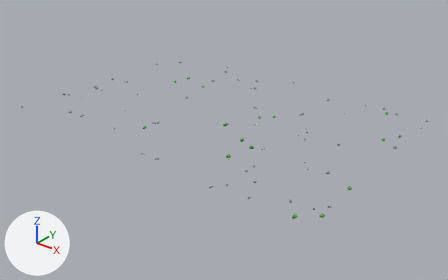
One commit to the glTF model assets/models/level_2_decor.glb: the scene before it, then after it.
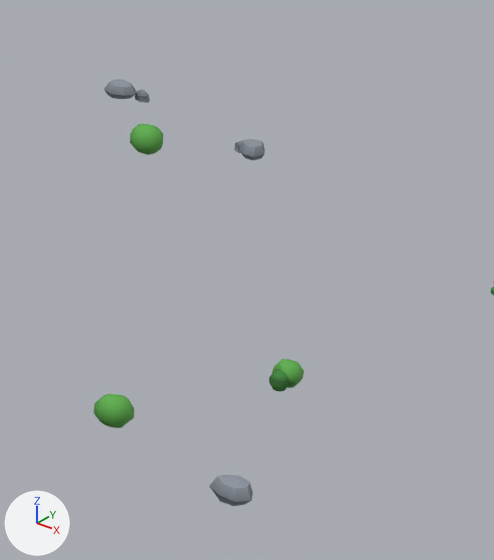
The first picture shows the older version from a 50 mm camera at (43.6, -54.2, 30.1) aimed at (1.0, -1.0, -2.8). The close-ups show the older and then the newer version on the part from 83% to 94% of the width and 36% to 55% of the height of that picture. Only the edits that show in the close-ups are written down. Lighting does not change. The marker at lower left points along +X, +Y and +Z. Objects named as collision shapes, trigger or cutter boxes, shadow casters or lower levels of detail are left out. Where no turn or scale is listed for an object, it has been applied to the vertices. Vertices at exactly the same position are counted once.

The first close-up shows 'Chunk_0_m1', 'Chunk_1_m1'.
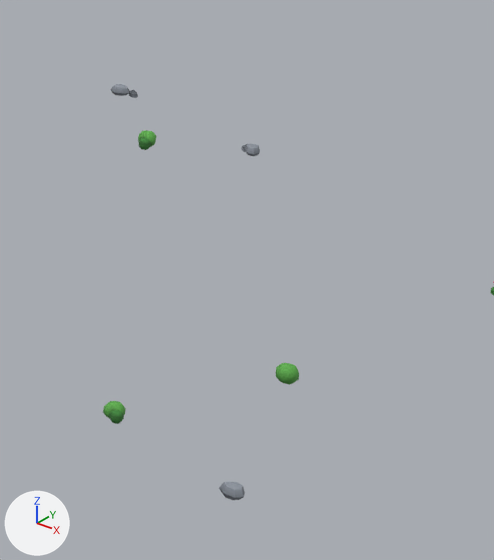
What differs and where, as boxes (x1, y1, x2, y2) in the close-ups (494 x 560 px; the box of a moved part takes in the faces that stretch with it):
'Chunk_1_m1', reshaped: before (94, 124, 494, 506); after (103, 130, 494, 500)
'Chunk_0_m1', reshaped: before (104, 79, 150, 103); after (111, 84, 138, 98)
part 1 of me_chunk_0_m1, moved or reshaped: before (104, 79, 136, 99); after (111, 84, 130, 96)
part 2 of me_chunk_0_m1, moved or reshaped: before (135, 89, 150, 103); after (129, 90, 138, 98)
part 3 of me_chunk_1_m1, moved or reshaped: before (272, 359, 304, 388); after (276, 363, 299, 385)
part 4 of me_chunk_1_m1, moved or reshaped (not visible afterwards): before (269, 370, 289, 392)
part 5 of me_chunk_1_m1, moved or reshaped: before (94, 394, 134, 428); after (103, 401, 126, 418)
part 6 of me_chunk_1_m1, moved or reshaped (not visible before): after (109, 410, 124, 424)
part 7 of me_chunk_1_m1, moved or reshaped: before (130, 124, 163, 155); after (138, 130, 156, 147)
part 8 of me_chunk_1_m1, moved or reshaped (not visible before): after (139, 138, 151, 150)
part 9 of me_chunk_1_m1, moved or reshaped: before (240, 139, 265, 160); after (245, 144, 260, 156)
part 10 of me_chunk_1_m1, moved or reshaped: before (234, 139, 245, 153); after (241, 144, 247, 152)
part 11 of me_chunk_1_m1, moved or reshaped: before (209, 475, 253, 506); after (219, 481, 245, 500)
part 12 of me_chunk_1_m1, recoloured: before (94, 124, 302, 506); after (103, 130, 299, 500)

What changed in the scene script:
```text
Change me_chunk_0_m1:
    used by ob_chunk_0_m1; location = (0.0, 0.0, 0.0)
    remove me_chunk_0_m1.from_pydata(...)  # 590 vertices, 1044 faces; spans x 0.63..14.92, y 0.1..14.57, z -0.18..0.15
    add me_chunk_0_m1.from_pydata(...)  # 590 vertices, 1044 faces; spans x 0.7..14.8, y 0.15..14.52, z -0.12..0.09
    me_chunk_0_m1 part 1: the loose piece of 23 vertices spanning x 14.43..14.81, y 13.6..13.9, z -0.09..0.08 is scaled about its middle by 0.6, then moved by (0.0, 0.0, -0.01)
    me_chunk_0_m1 part 2: the loose piece of 14 vertices spanning x 14.72..14.92, y 13.83..14.02, z -0.14..0.01 is scaled about its middle by 0.6, then moved by (-0.08, -0.07, 0.02)
    other edits to the shape of me_chunk_0_m1 do not show in these pictures
Change me_chunk_1_m1:
    used by ob_chunk_1_m1; location = (0.0, 0.0, 0.0)
    remove me_chunk_1_m1.from_pydata(...)  # 362 vertices, 664 faces; spans x 14.98..20.59, y 1.16..13.57, z -0.21..0.17
    add me_chunk_1_m1.from_pydata(...)  # 362 vertices, 664 faces; spans x 15.06..20.59, y 1.23..13.5, z -0.13..0.1
    me_chunk_1_m1 part 3: the loose piece of 34 vertices spanning x 19.35..19.68, y 7.45..7.79, z -0.16..0.14 is turned -157.2 degrees about the z axis through its middle and scaled by 0.756
    me_chunk_1_m1 part 4: the loose piece of 34 vertices spanning x 19.39..19.61, y 7.36..7.59, z -0.17..0.06 is turned -157.2 degrees about the z axis through its middle and scaled by 0.756, then moved by (-0.01, 0.25, 0.01)
    me_chunk_1_m1 part 5: the loose piece of 34 vertices spanning x 18.25..18.64, y 5.41..5.8, z -0.21..0.16 is turned -176.4 degrees about the z axis through its middle and scaled by 0.548, then moved by (0.0, 0.01, 0.0)
    me_chunk_1_m1 part 6: the loose piece of 34 vertices spanning x 18.21..18.49, y 5.61..5.89, z -0.21..0.06 is turned -176.4 degrees about the z axis through its middle and scaled by 0.548, then moved by (0.16, -0.21, 0.02)
    me_chunk_1_m1 part 7: the loose piece of 34 vertices spanning x 15.29..15.7, y 12.41..12.81, z -0.19..0.17 is scaled about its middle by (-0.544, -0.541, 0.545), then moved by (0.0, 0.01, 0.0)
    me_chunk_1_m1 part 8: the loose piece of 34 vertices spanning x 15.34..15.62, y 12.64..12.93, z -0.2..0.07 is scaled about its middle by (-0.544, -0.541, 0.545), then moved by (0.03, -0.26, 0.02)
    me_chunk_1_m1 part 9: the loose piece of 23 vertices spanning x 16.44..16.76, y 12.94..13.3, z -0.1..0.07 is scaled about its middle by 0.6, then moved by (0.0, -0.01, -0.01)
    me_chunk_1_m1 part 10: the loose piece of 14 vertices spanning x 16.31..16.49, y 13.19..13.4, z -0.16..-0.01 is scaled about its middle by 0.6, then moved by (0.08, -0.08, 0.02)
    me_chunk_1_m1 part 11: the loose piece of 23 vertices spanning x 20.04..20.53, y 4.35..4.77, z -0.11..0.14 is scaled about its middle by 0.6, then moved by (0.0, 0.0, -0.02)
    me_chunk_1_m1 part 12: 288 kept faces spanning x 15.06..20.44, y 1.23..13.5, z -0.12..0.1 get new vertex colours; the middle colour goes from white #f8f8f8 to white #f6f6f6
    other edits to the shape of me_chunk_1_m1 do not show in these pictures
```
